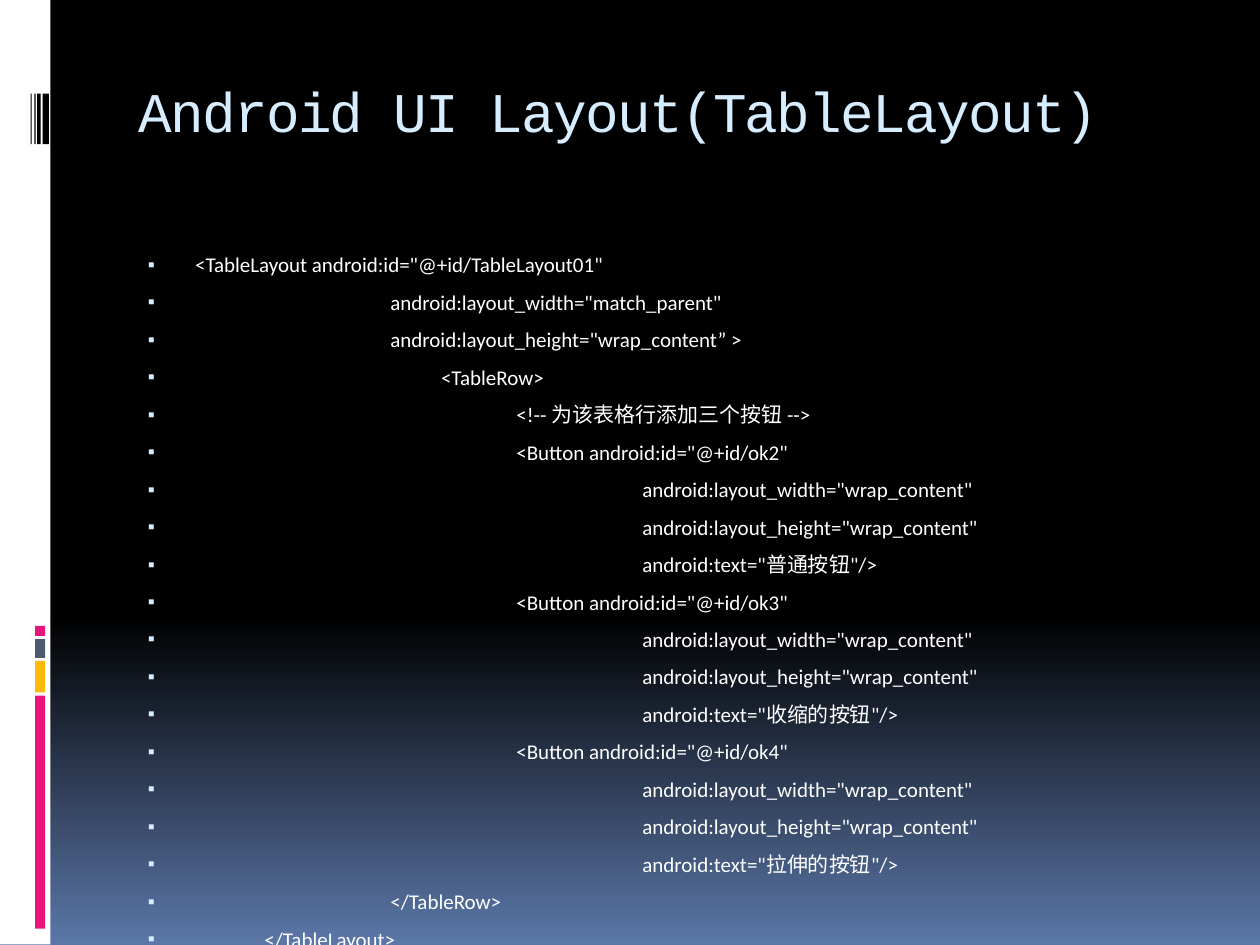
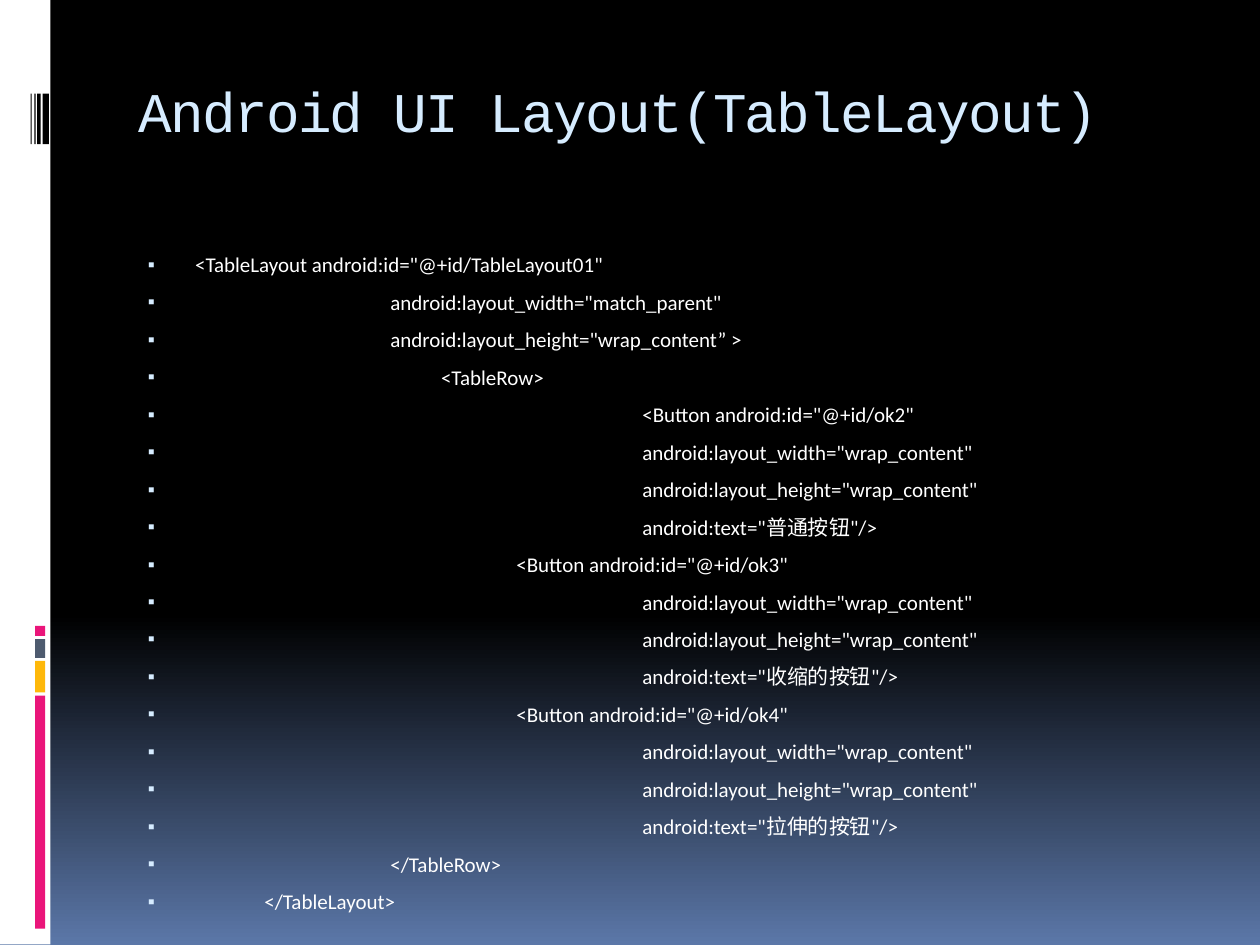
Before and after one commit to Xushlin/Xamarin-For-Android, a slide deck: slide 14 of doc/xamarin android.pptx. Drawn at 1260x945 pixels with LibreOffice and Linux fonts; fonts in the diff are those of the drawing. Boxes give left, top, right and bottom in pixels: in the first picture for what was removed or moved away, otherwise in the second. Text is boxed around its words. In the diff, an @@ line names an element or a change of style, - is before the commit and + after.

```diff
--- a/doc/xamarin android.pptx
+++ b/doc/xamarin android.pptx
@@ text at [551,404,782,424]: paragraph removed @@
-▪ <!-- 为该表格行添加三个按钮 -->
```
Also in this commit, not shown: 3 other slides changed, 2 other files.
